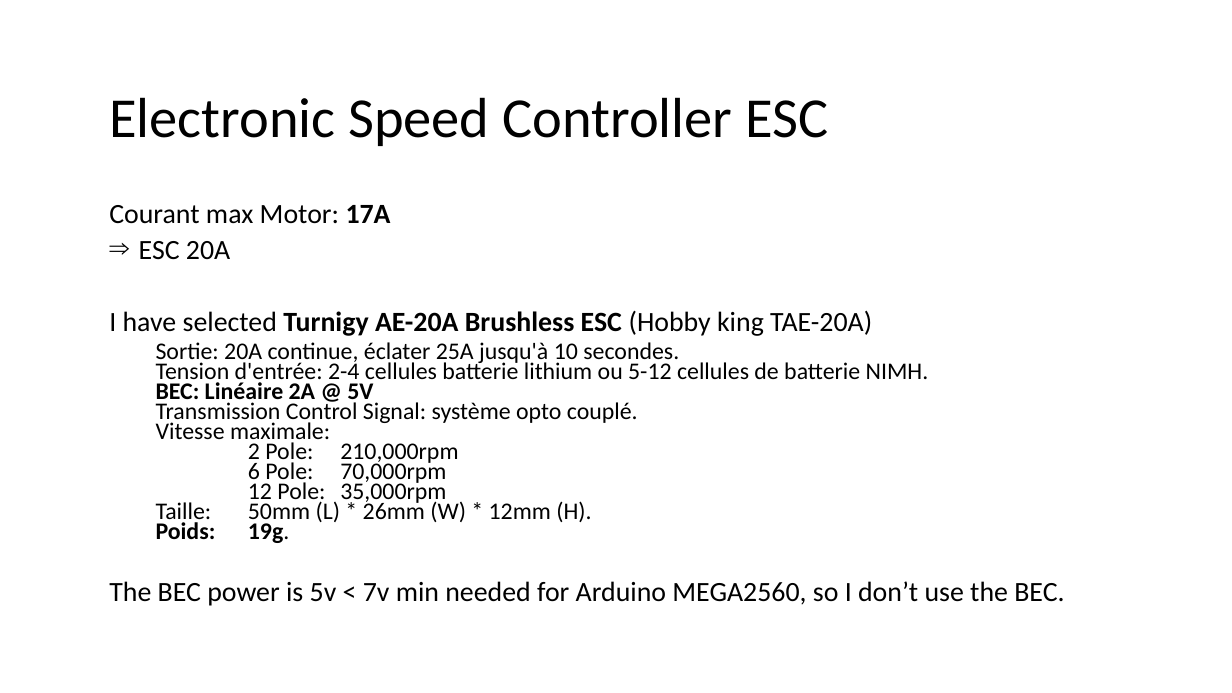
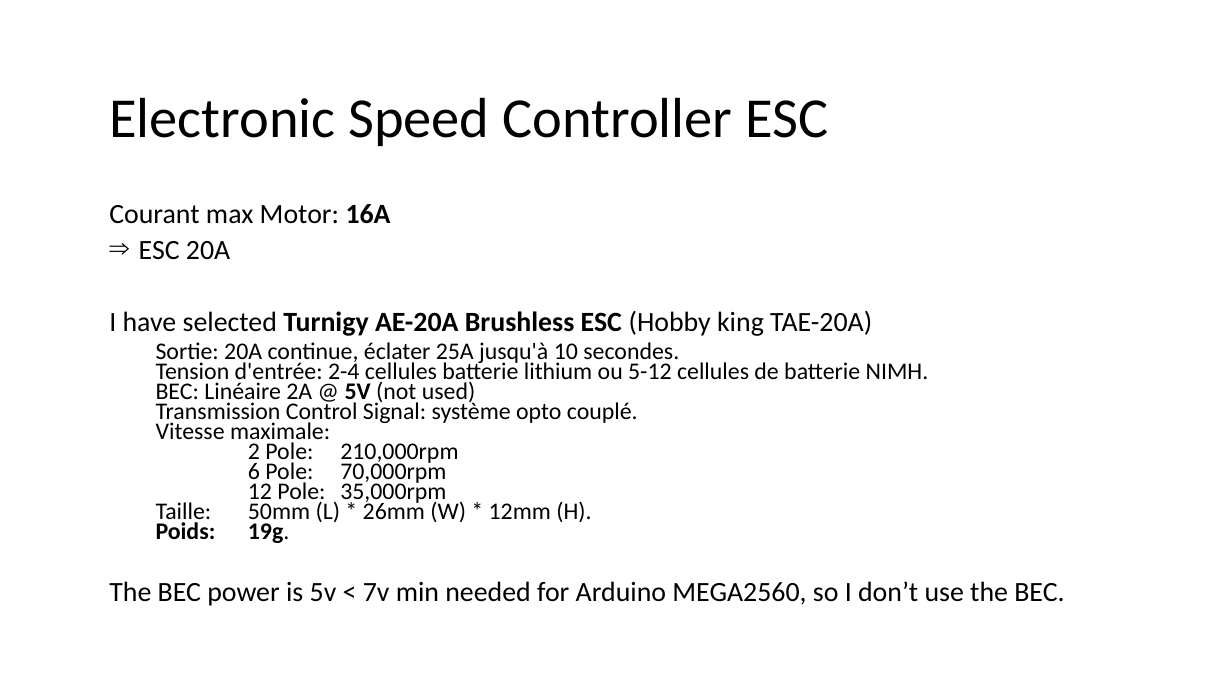
Before and after one commit to RobotEdh/RobotMicroControl, a slide deck: slide 15 of libraries/Diagramm Drone.pptx. Drawn at 1232x693 pixels with LibreOffice and Linux fonts; fonts in the diff are those of the drawing. Boxes give left, top, right and bottom in pixels: in the first picture for what was removed or moved away, otherwise in the second. Text is boxed around its words. In the diff, an @@ line names an element or a change of style, - is before the commit and + after.

```diff
--- a/libraries/Diagramm Drone.pptx
+++ b/libraries/Diagramm Drone.pptx
@@ text at (109,204,391,224): text changed @@
-Courant max Motor: 17A
+Courant max Motor: 16A
@@ text at (156,342,929,543): text changed @@
-  Sortie: 20A continue, éclater 25A jusqu'à 10 secondes.
-  Tension d'entrée: 2-4 cellules batterie lithium ou 5-12 cellules de batterie NIMH.
-  BEC: Linéaire 2A @ 5V
-  Transmission Control Signal: système opto couplé.
-  Vitesse maximale:
-  2 Pole: 210,000rpm
-  6 Pole: 70,000rpm
-  12 Pole: 35,000rpm
-  Taille: 50mm (L) * 26mm (W) * 12mm (H).
-  Poids: 19g.
+  Sortie: 20A continue, éclater 25A jusqu'à 10 secondes.
+  Tension d'entrée: 2-4 cellules batterie lithium ou 5-12 cellules de batterie NIMH.
+  BEC: Linéaire 2A @ 5V (not used)
+  Transmission Control Signal: système opto couplé.
+  Vitesse maximale:
+  2 Pole: 210,000rpm
+  6 Pole: 70,000rpm
+  12 Pole: 35,000rpm
+  Taille: 50mm (L) * 26mm (W) * 12mm (H).
+  Poids: 19g.
```
Also in this commit, not shown: 4 other slides changed, 3 slides removed, 4 other files.
